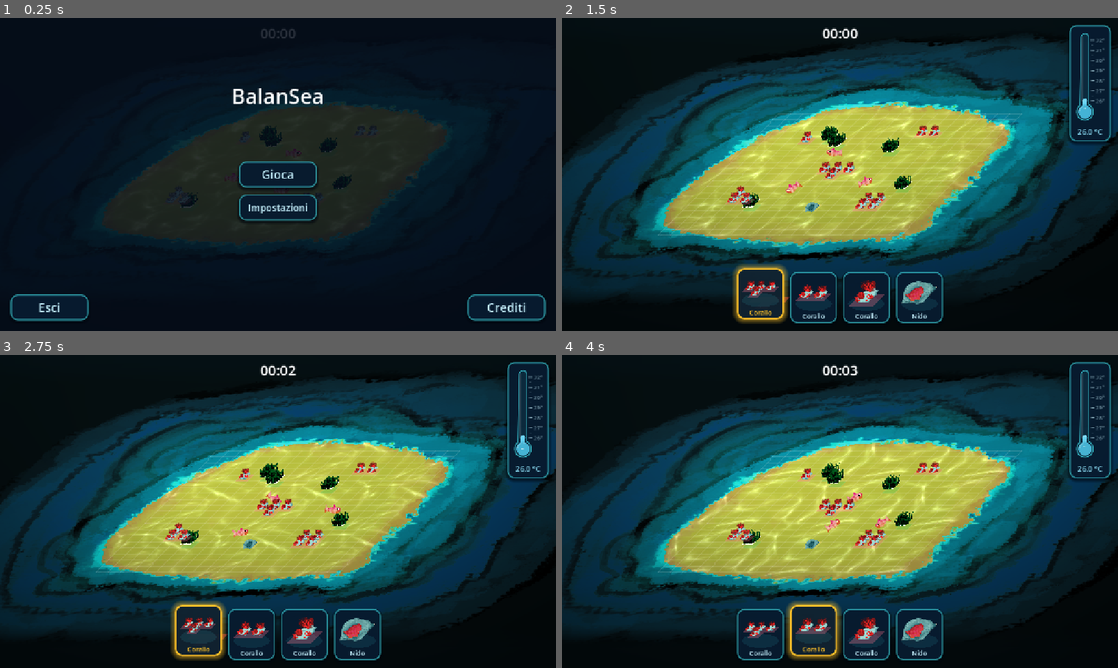
Above: before the commit, frames 1-4 (two rows, left to right).
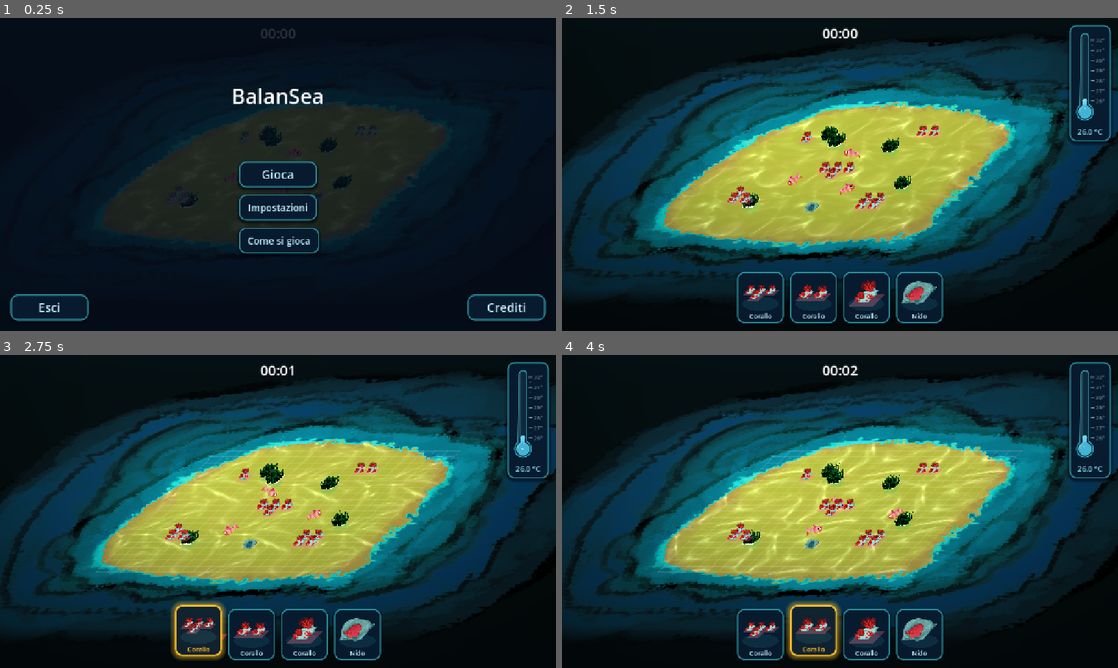
Above: after the commit, the same moments.

Repository: TakFog/rgj2026
Game: Godot game, scene res://main/main.tscn
Same seed, same stepped clock (60 frames per second), same inputs: the game is played once before the commit and once after it. Sound files missing from this copy of the repository are replaced by a short silence.
Inputs (mouse positions are in pixels of both pictures, inside the frame that each line leads up to):
- Up to frame 1 (0.25 s): no input
- Up to frame 2 (1.5 s): click "Gioca" at 0.5 s; click (762, 296) at 1.27 s
- Up to frame 3 (2.75 s): click (200, 633) at 2.02 s
- Up to frame 4 (4 s): click (812, 633) at 2.77 s; click (812, 633) at 3.52 s

The runs differ from the first frame. In frame 1, 0.3% of the frame differs, in the area x 43-58%, y 67-76%; in frame 2, 1.8%, in the area x 17-95%, y 25-98%; in frame 3, 0.3%; in frame 4, 0.3%.

Commit message:
feat: route the menu through the tutorial

Diff:
--- a/main/dev_b_systems.gd
+++ b/main/dev_b_systems.gd
@@ -7,6 +7,10 @@
 const TurtleSpawner := preload("res://systems/b_turtle_spawner.gd")
 const AudioSystem := preload("res://systems/b_audio.gd")
 const MainMenuScreen := preload("res://ui/b_main_menu.gd")
+const TutorialScreen := preload("res://ui/b_tutorial_screen.gd")
+
+var _main_menu: MainMenuScreen
+var _tutorial: TutorialScreen
 
 
 func _ready() -> void:
@@ -54,11 +58,21 @@
 
 	# Title screen: shown at game start, pauses the run until Play is pressed.
 	# MainMenuScreen opens itself from its own _ready once it is in the tree.
-	var main_menu := MainMenuScreen.new()
-	main_menu.name = "MainMenu"
-	main_menu.play_pressed.connect(_on_play_pressed)
-	main_menu.exit_pressed.connect(_on_exit_pressed)
-	Game.ui.add_child(main_menu)
+	_main_menu = MainMenuScreen.new()
+	_main_menu.name = "MainMenu"
+	_main_menu.play_requested.connect(_on_play_requested)
+	_main_menu.tutorial_requested.connect(_on_tutorial_requested)
+	_main_menu.play_pressed.connect(_on_run_started)
+	_main_menu.exit_pressed.connect(_on_exit_pressed)
+	Game.ui.add_child(_main_menu)
+
+	# Tutorial between Play and the run; shown only on the first run, but
+	# always reachable from the menu ("Come si gioca").
+	_tutorial = TutorialScreen.new()
+	_tutorial.name = "Tutorial"
+	_tutorial.run_started.connect(_on_tutorial_run_started)
+	_tutorial.closed.connect(_on_tutorial_closed)
+	Game.ui.add_child(_tutorial)
 
 	var pause := PauseController.new()
 	pause.name = "PauseController"
@@ -67,8 +81,43 @@
 	add_child(pause)
 
 
-## Play pressed on the title screen: swap the intro for the run's music.
-func _on_play_pressed() -> void:
+## Play pressed on the title screen: the tutorial comes first on the first run.
+func _on_play_requested() -> void:
+	if UserSettings.tutorial_seen():
+		_main_menu.close()
+		_start_game_music()
+	else:
+		_main_menu.hide_for_tutorial()
+		_tutorial.open(TutorialScreen.Mode.START)
+
+
+## "Come si gioca" on the title screen: review the tutorial without starting.
+func _on_tutorial_requested() -> void:
+	_main_menu.hide_for_tutorial()
+	_tutorial.open(TutorialScreen.Mode.REVIEW)
+
+
+## The tutorial starts the run (Inizia or Salta).
+func _on_tutorial_run_started() -> void:
+	UserSettings.mark_tutorial_seen()
+	_tutorial.close()
+	_main_menu.close()
+	_start_game_music()
+
+
+## "Indietro" in the tutorial: back to the still-paused title screen.
+func _on_tutorial_closed() -> void:
+	_tutorial.close()
+	_main_menu.open()
+
+
+## The run starts directly (restart path: no tutorial).
+func _on_run_started() -> void:
+	_start_game_music()
+
+
+## Swaps the intro for the run's music.
+func _start_game_music() -> void:
 	var music := get_tree().get_first_node_in_group(Groups.MUSIC)
 	if music != null and music.has_method(&"start_game_music"):
 		music.start_game_music()
--- a/systems/b_audio.gd
+++ b/systems/b_audio.gd
@@ -140,6 +140,9 @@
 	var menu := Game.ui.get_node_or_null("MainMenu") as MainMenuScreen
 	if menu != null:
 		menu.button_pressed.connect(func() -> void: play(&"ui_click"))
+	var tutorial := Game.ui.get_node_or_null("Tutorial") as TutorialScreen
+	if tutorial != null:
+		tutorial.button_pressed.connect(func() -> void: play(&"ui_click"))
 	var game_over := Game.ui.get_node_or_null("GameOver") as GameOverScreen
 	if game_over != null:
 		game_over.restart_pressed.connect(func() -> void: play(&"ui_click"))
--- a/ui/b_main_menu.gd
+++ b/ui/b_main_menu.gd
@@ -12,6 +12,10 @@
 
 signal play_pressed
 signal exit_pressed
+## Play was pressed: the front end shows the tutorial, then starts the run.
+signal play_requested
+## The "Come si gioca" button was pressed.
+signal tutorial_requested
 ## Any menu button was pressed (used by the audio system).
 signal button_pressed
 
@@ -114,6 +118,17 @@
 	settings_btn.offset_top = BUTTON_SIZE.y * 0.5 + 16.0
 	settings_btn.offset_bottom = BUTTON_SIZE.y * 1.5 + 16.0
 
+	# How to play, just below Settings.
+	var tutorial_btn := _button("Come si gioca")
+	tutorial_btn.add_theme_font_size_override("font_size", 22)
+	tutorial_btn.pressed.connect(_on_tutorial_pressed)
+	panel.add_child(tutorial_btn)
+	tutorial_btn.set_anchors_preset(Control.PRESET_CENTER)
+	tutorial_btn.offset_left = -BUTTON_SIZE.x * 0.5
+	tutorial_btn.offset_right = BUTTON_SIZE.x * 0.5
+	tutorial_btn.offset_top = BUTTON_SIZE.y * 1.5 + 32.0
+	tutorial_btn.offset_bottom = BUTTON_SIZE.y * 2.5 + 32.0
+
 	# Exit, bottom left of the screen.
 	var exit_btn := _button("Esci")
 	exit_btn.pressed.connect(_on_exit_pressed)
@@ -178,8 +193,14 @@
 
 func _on_play_pressed() -> void:
 	button_pressed.emit()
-	close()
-	play_pressed.emit()
+	hide_for_tutorial()
+	play_requested.emit()
+
+
+func _on_tutorial_pressed() -> void:
+	button_pressed.emit()
+	hide_for_tutorial()
+	tutorial_requested.emit()
 
 
 func _on_settings_pressed() -> void:
@@ -214,6 +235,12 @@
 func _unhandled_input(event: InputEvent) -> void:
 	if visible and event.is_action_pressed(InputActions.PAUSE):
 		get_viewport().set_input_as_handled()
+
+
+## Play / How-to-play hides the menu but leaves the run paused for the tutorial.
+func hide_for_tutorial() -> void:
+	visible = false
+	_settings_panel.close()
 
 
 ## Show the menu and pause the game behind it. Called when the run starts.
Not shown, added: core/tutorial_sequence.gd.uid
Not shown, added: tests/unit/test_tutorial_screen.gd.uid
Not shown, added: tests/unit/test_tutorial_sequence.gd.uid
Not shown, added: tests/unit/test_tutorial_stage.gd.uid
Not shown, added: tests/unit/test_user_settings.gd.uid
Not shown, added: ui/b_tutorial_screen.gd.uid
Not shown, added: ui/b_tutorial_stage.gd.uid
